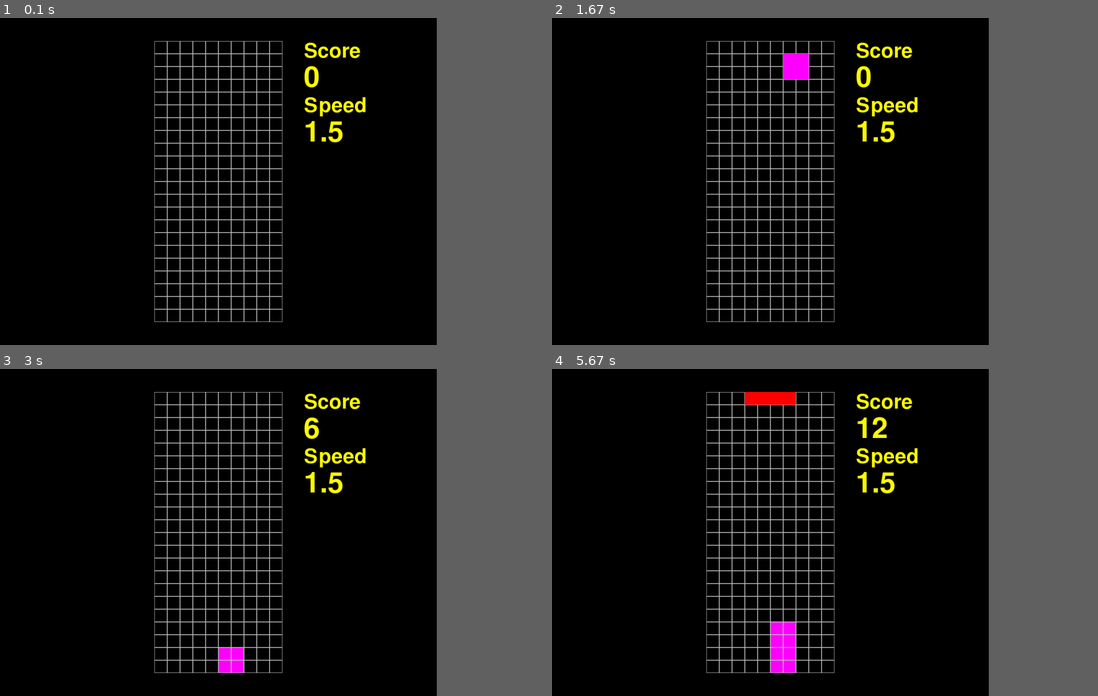
Above: before the commit, frames 1-4 (two rows, left to right).
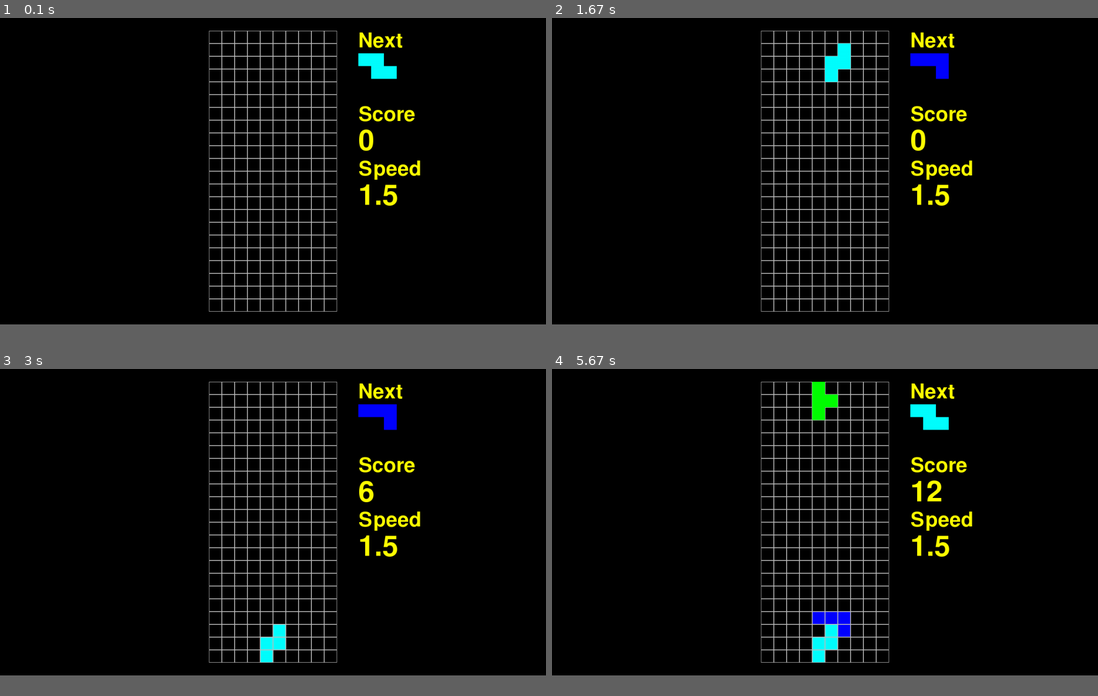
Above: after the commit, the same moments.

Repository: tkilla77/ksr_talenta_tetris
Game: pygame game, started from pygame_tetris.py
The game is run twice, just before and just after one commit, with the same random seed, the same clock (stepped at 60 frames per second) and the same inputs.
Inputs:
- Up to frame 1 (0.1 s): no input
- Up to frame 2 (1.67 s): tap Enter at 0.33 s; hold Right 0.67-1.13 s; hold Up 1.17-1.47 s; hold Right from 1.5 s (still down)
- Up to frame 3 (3 s): release Right at 1.97 s; hold Left 2-2.53 s; hold Down 2.57-2.87 s
- Up to frame 4 (5.67 s): hold Right 3.73-4.37 s; hold Down 4.4-4.77 s
In our replay, the window is 720x540 before the commit and 900x506 after it. These sizes can differ from the game's own. Grey fills any space a smaller window leaves; there, only what the larger window draws over its background counts as a difference.

The runs differ from the first frame. In frame 1, 9.7% of the frame differs, in the area x 28-77%, y 3-93%; in frame 2, 10%; in frame 3, 10%; in frame 4, 11%.

Commit message:
add next piece preview

Diff:
--- a/pygame_tetris.py
+++ b/pygame_tetris.py
@@ -38,12 +38,22 @@
     def cell2rect(self, row, col):
         return (col * self.cell_size, row * self.cell_size, self.cell_size, self.cell_size)
 
+    def update_piece(self, piece):
+        if piece:
+            self.image.fill((0, 0, 0, 0))  # fill with transparency
+            for r, c in piece.coords:
+                color = to_pg_color(piece.color)
+                pygame.draw.rect(self.image, color, self.cell2rect(r, c))
+
     def update(self, tetris):
-        if tetris.current:
-            self.image.fill((0, 0, 0, 0))  # fill with transparency
-            for r, c in tetris.current.coords:
-                color = to_pg_color(tetris.current.color)
-                pygame.draw.rect(self.image, color, self.cell2rect(r, c))
+        self.update_piece(tetris.current)
+
+class NextTetromino(Tetromino):
+    def __init__(self, cell_size):
+        Tetromino.__init__(self, cell_size)
+
+    def update(self, tetris):
+        self.update_piece(tetris.next)
 
 class TetrisGameArea(pygame.sprite.Group):
     """A custom sprite group for the grid and current tetromino."""
@@ -102,10 +112,13 @@
     def __init__(self, tetris, cell_size=30):
         pygame.init()
         self.tetris = tetris
-        self.screen = pygame.display.set_mode((1024,768), flags=pygame.FULLSCREEN|pygame.SCALED)
+        screen_sizes = pygame.display.get_desktop_sizes()
+        initial_size = screen_sizes[0] if screen_sizes else (1024, 768)
+        self.screen = pygame.display.set_mode(initial_size, flags=pygame.RESIZABLE)
         pygame.display.set_caption("Tetris")
 
         self.game_area = TetrisGameArea(tetris, cell_size)
+        self.next_piece = NextTetromino(cell_size)
         self.sounds = TetrisSounds(tetris)
 
         self.clock = pygame.time.Clock()
@@ -138,6 +151,7 @@
 
             running = self.handle_events()
             self.game_area.update(self.tetris)
+            self.next_piece.update(self.tetris)
             self.screen.fill((0, 0, 0))
             screen_rect = self.screen.get_rect()
             game_rect = self.game_area.rect().copy()
@@ -147,17 +161,21 @@
 
             caption_font = pygame.font.SysFont("", 70)
             score_font = pygame.font.SysFont("", 100)
+
+            caption_surface = caption_font.render('Next', antialias=True, color=pygame.Color("yellow"))
+            dest = (game_rect.right + 50, game_rect.top)
+            rect = self.screen.blit(caption_surface, dest=dest)
+            rect = self.screen.blit(self.next_piece.image, dest=rect.bottomleft)
+
             caption_surface = caption_font.render('Score', antialias=True, color=pygame.Color("yellow"))
             score_surface = score_font.render(f'{round(self.tetris.score)}', antialias=True, color=pygame.Color("yellow"))
-            dest = (game_rect.right + 50, game_rect.top)
-            rect = self.screen.blit(caption_surface, dest=dest)
+            rect = self.screen.blit(caption_surface, dest=rect.bottomleft)
             rect = self.screen.blit(score_surface, dest=rect.bottomleft)
 
             caption_surface = caption_font.render('Speed', antialias=True, color=pygame.Color("yellow"))
             score_surface = score_font.render(f'{self.tetris.speed:.1f}', antialias=True, color=pygame.Color("yellow"))
-            dest = (game_rect.right + 50, game_rect.top+200)
             rect = self.screen.blit(caption_surface, dest=rect.bottomleft)
-            rect = self.screen.blit(score_surface, rect.bottomleft)
+            rect = self.screen.blit(score_surface, dest=rect.bottomleft)
 
             pygame.display.flip()
 
--- a/tetris.py
+++ b/tetris.py
@@ -72,6 +72,8 @@
         self.current = None
         """The upper-left coordinate [row, col] of the current piece being dropped."""
         self.current_pos = None
+        """The next piece to appear."""
+        self.next = random_piece()
         self.listeners = []
 
     def add_listener(self, callback):
@@ -131,7 +133,8 @@
            spawning a fresh piece."""
         if not self.current:
             # Spawn a new piece
-            self.current = random_piece()
+            self.current = self.next
+            self.next = random_piece()
             self.current_pos = [0, (self.cols - self.current.width()) // 2]
             if self.is_impossible():
                 for l in self.listeners: l.ended(self.score)
